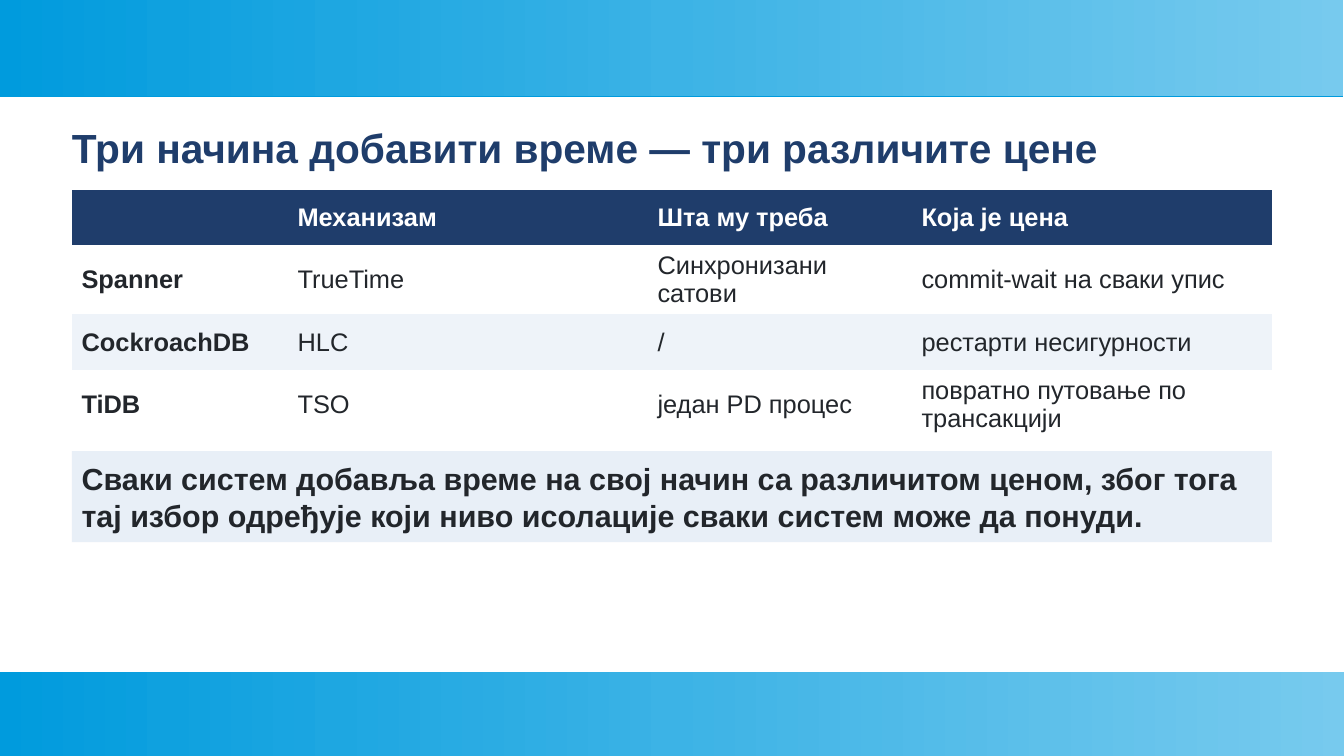
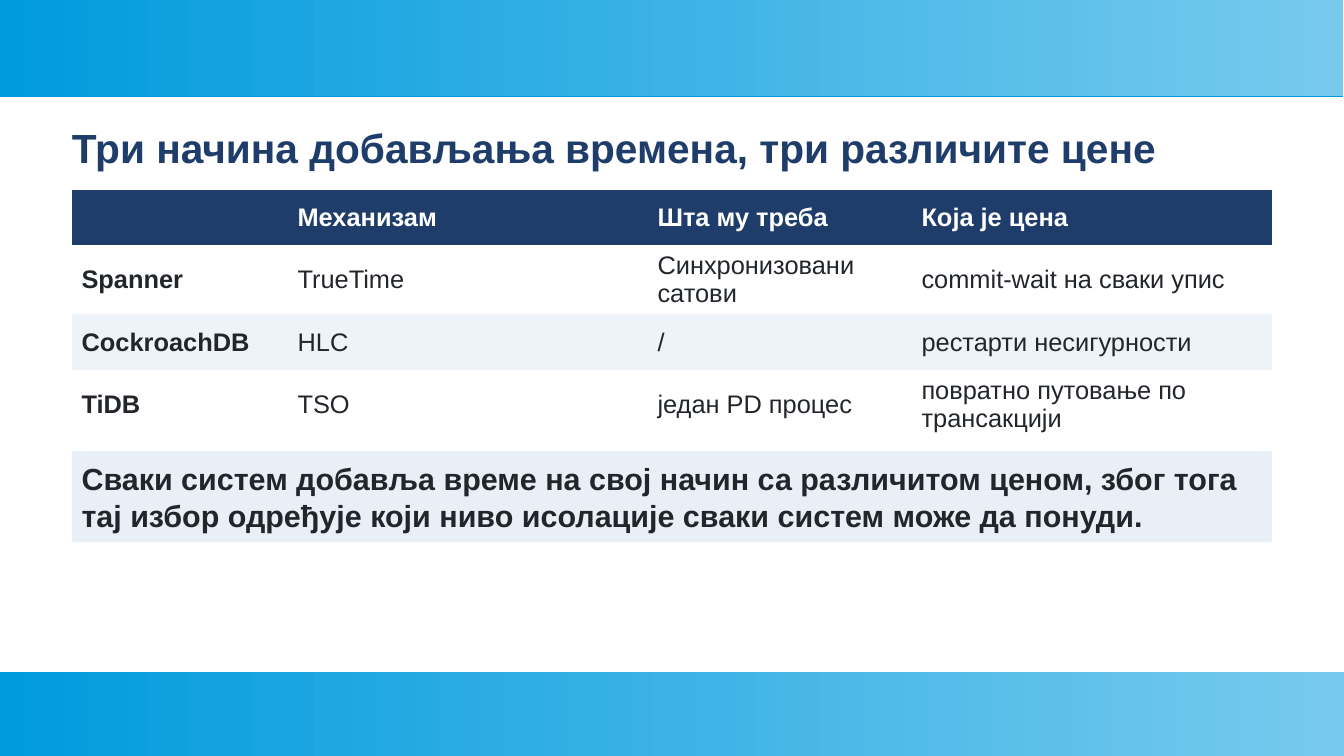
Before and after one commit to AleksaMilojkovic17252/db-seminar-3, a slide deck: slide 4 of seminar3.odp. Drawn at 1344x756 pixels with LibreOffice and Linux fonts; fonts in the diff are those of the drawing. Boxes give left, top, right and bottom in pixels: in the first picture for what was removed or moved away, otherwise in the second. Text is boxed around its words. In the diff, an @@ line names an element or a change of style, - is before the commit and + after.

Commit message:
Created better presentation

```diff
--- a/seminar3.odp
+++ b/seminar3.odp
@@ text at bbox=[72, 133, 1156, 171]: text changed @@
-Три начина добавити време — три различите цене
+Три начина добављања времена, три различите цене
@@ table at bbox=[72, 190, 1272, 440] @@
-row 2, column 3: Синхронизани сатови
+row 2, column 3: Синхронизовани сатови
```
Also in this commit, not shown: 3 other slides changed, 1 other file.
